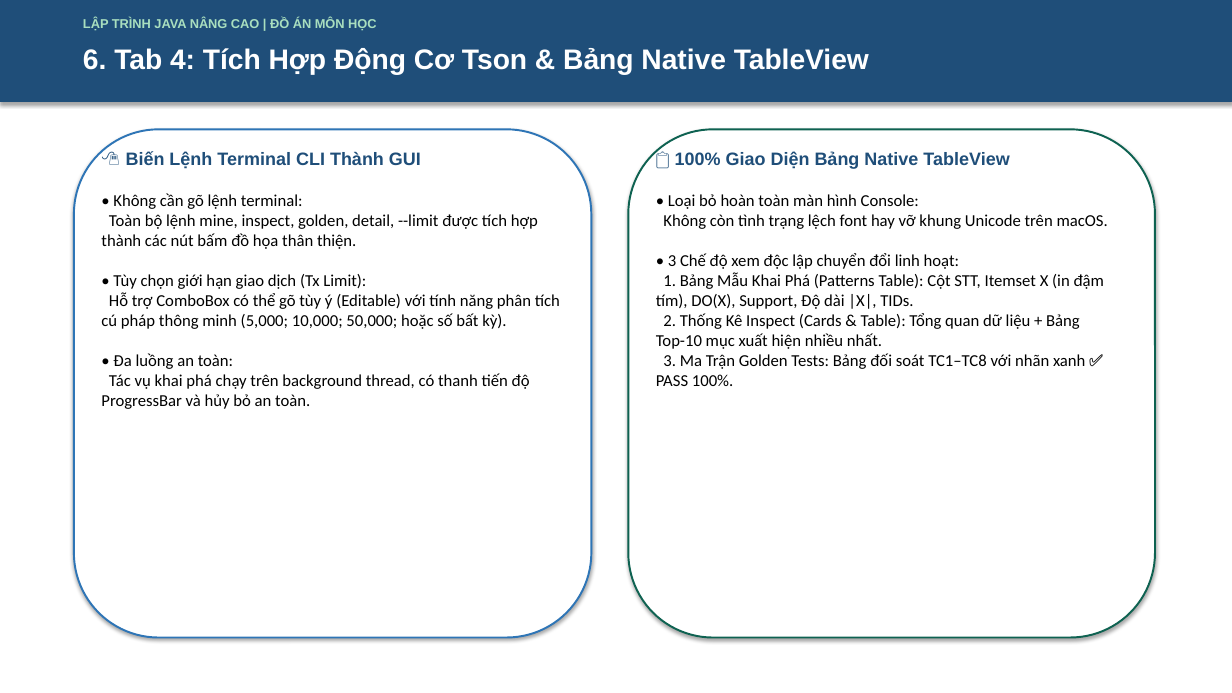
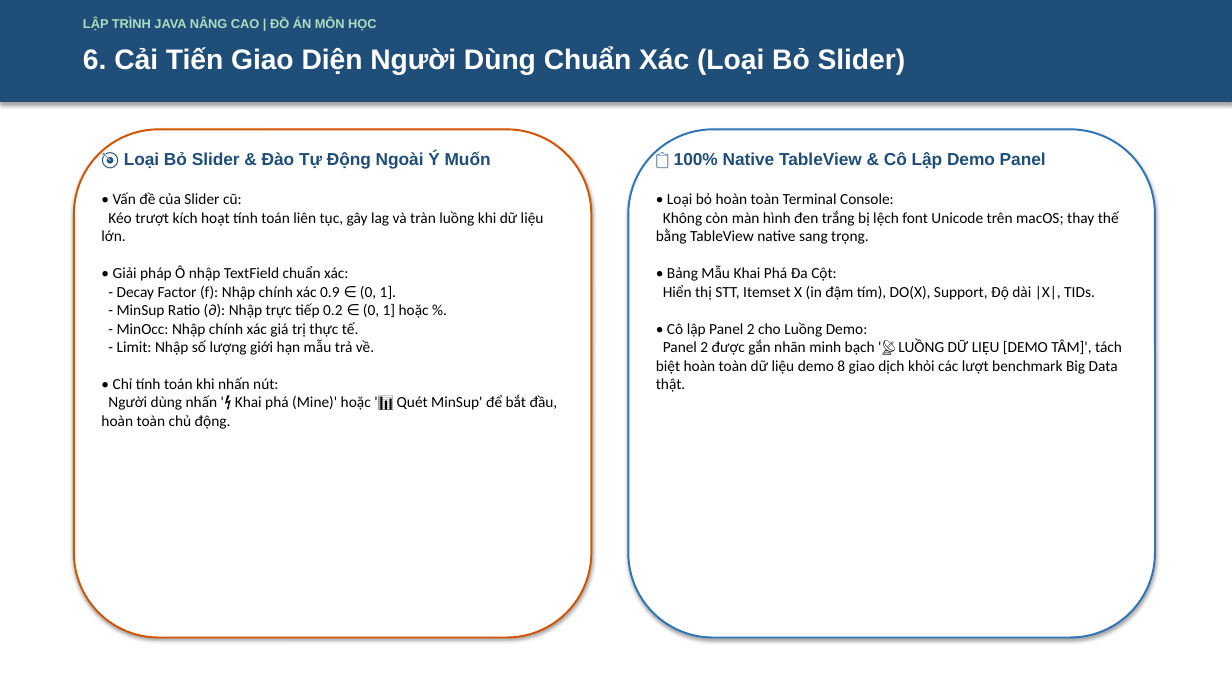
Before and after one commit to 2312741-sudo/javanc, a slide deck: slide 7 of docs/ThuyetTrinh_DeTai_DHOPM_2312741_NguyenThanhTam.pptx. Drawn at 1232x693 pixels with LibreOffice and Linux fonts; fonts in the diff are those of the drawing. Boxes give left, top, right and bottom in pixels: in the first picture for what was removed or moved away, otherwise in the second. Text is boxed around its words. In the diff, an @@ line names an element or a change of style, - is before the commit and + after.

Commit message:
docs(presentation): update PPTX and HTML slides to 13 slides, 53 tests, and Protocol 1 TCP

```diff
--- a/docs/ThuyetTrinh_DeTai_DHOPM_2312741_NguyenThanhTam.pptx
+++ b/docs/ThuyetTrinh_DeTai_DHOPM_2312741_NguyenThanhTam.pptx
@@ text at <box>83,47,906,75</box>: text changed @@
-6. Tab 4: Tích Hợp Động Cơ Tson & Bảng Native TableView
+6. Cải Tiến Giao Diện Người Dùng Chuẩn Xác (Loại Bỏ Slider)
@@ rounded rectangle at <box>74,129,592,638</box>: outline #2E75B6 1.5 pt to #D35400 1.5 pt @@
@@ rounded rectangle at <box>628,129,1155,638</box>: outline #0E6251 1.5 pt to #2E75B6 1.5 pt @@
@@ text at <box>124,150,491,168</box>: text changed; size 14 to 13.5 pt @@
-🖱️ Biến Lệnh Terminal CLI Thành GUI
+🎯 Loại Bỏ Slider & Đào Tự Động Ngoài Ý Muốn
@@ text at <box>674,152,1046,168</box>: text changed; size 14 to 13.5 pt @@
-📋 100% Giao Diện Bảng Native TableView
+📋 100% Native TableView & Cô Lập Demo Panel
@@ text at <box>101,192,558,429</box>: text changed; size 13 to 12 pt @@
-• Không cần gõ lệnh terminal:
-Toàn bộ lệnh mine, inspect, golden, detail, --limit được tích hợp thành các nút bấm đồ họa thân thiện.
-• Tùy chọn giới hạn giao dịch (Tx Limit):
-Hỗ trợ ComboBox có thể gõ tùy ý (Editable) với tính năng phân tích cú pháp thông minh (5,000; 10,000; 50,000; hoặc số bất kỳ).
-• Đa luồng an toàn:
-Tác vụ khai phá chạy trên background thread, có thanh tiến độ ProgressBar và hủy bỏ an toàn.
+• Vấn đề của Slider cũ:
+Kéo trượt kích hoạt tính toán liên tục, gây lag và tràn luồng khi dữ liệu lớn.
+• Giải pháp Ô nhập TextField chuẩn xác:
+- Decay Factor (f): Nhập chính xác 0.9 ∈ (0, 1].
+- MinSup Ratio (∂): Nhập trực tiếp 0.2 ∈ (0, 1] hoặc %.
+- MinOcc: Nhập chính xác giá trị thực tế.
+- Limit: Nhập số lượng giới hạn mẫu trả về.
+• Chỉ tính toán khi nhấn nút:
+Người dùng nhấn '⚡ Khai phá (Mine)' hoặc '📊 Quét MinSup' để bắt đầu, hoàn toàn chủ động.
@@ text at <box>656,193,1122,392</box>: text changed; size 13 to 12 pt @@
-• Loại bỏ hoàn toàn màn hình Console:
-Không còn tình trạng lệch font hay vỡ khung Unicode trên macOS.
-• 3 Chế độ xem độc lập chuyển đổi linh hoạt:
-1. Bảng Mẫu Khai Phá (Patterns Table): Cột STT, Itemset X (in đậm tím), DO(X), Support, Độ dài |X|, TIDs.
-2. Thống Kê Inspect (Cards & Table): Tổng quan dữ liệu + Bảng Top-10 mục xuất hiện nhiều nhất.
-3. Ma Trận Golden Tests: Bảng đối soát TC1–TC8 với nhãn xanh ✅ PASS 100%.
+• Loại bỏ hoàn toàn Terminal Console:
+Không còn màn hình đen trắng bị lệch font Unicode trên macOS; thay thế bằng TableView native sang trọng.
+• Bảng Mẫu Khai Phá Đa Cột:
+Hiển thị STT, Itemset X (in đậm tím), DO(X), Support, Độ dài |X|, TIDs.
+• Cô lập Panel 2 cho Luồng Demo:
+Panel 2 được gắn nhãn minh bạch '📡 LUỒNG DỮ LIỆU [DEMO TÂM]', tách biệt hoàn toàn dữ liệu demo 8 giao dịch khỏi các lượt benchmark Big Data thật.
```
Also in this commit, not shown: 10 other slides changed, 2 slides added, 1 other file.
